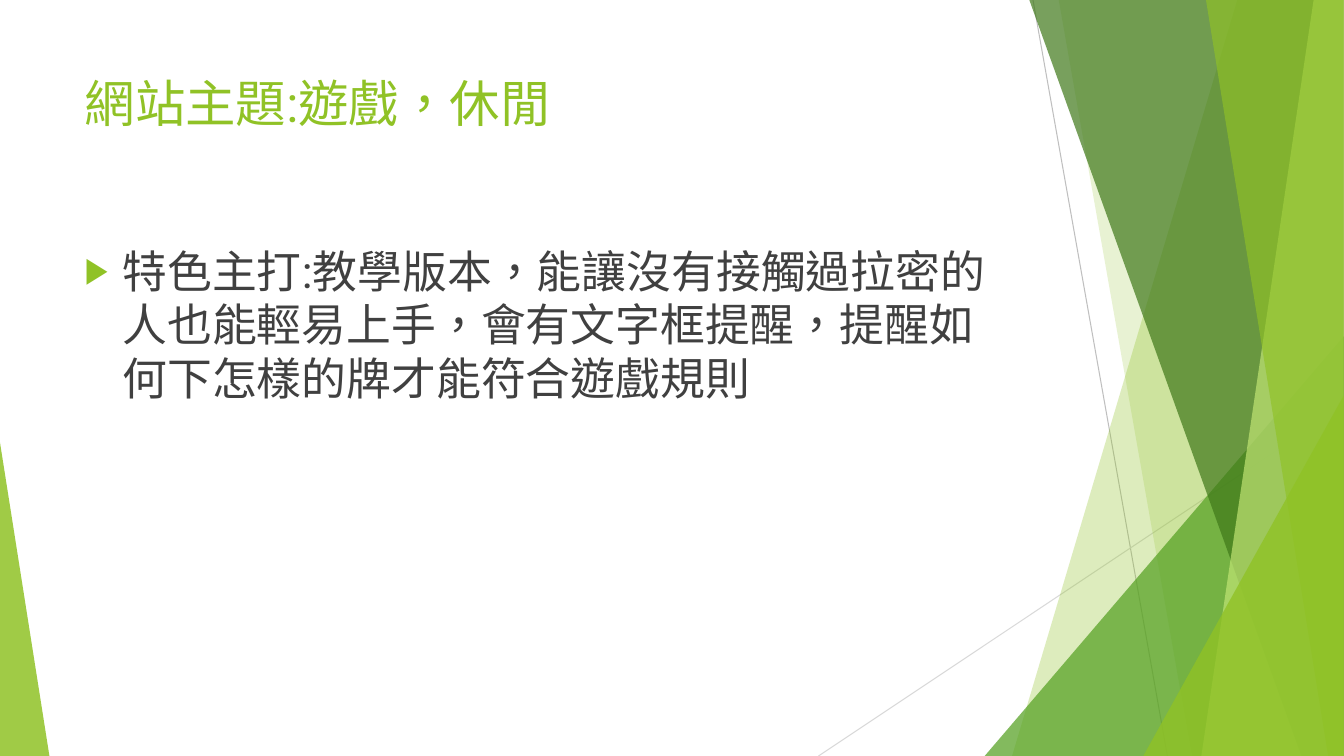
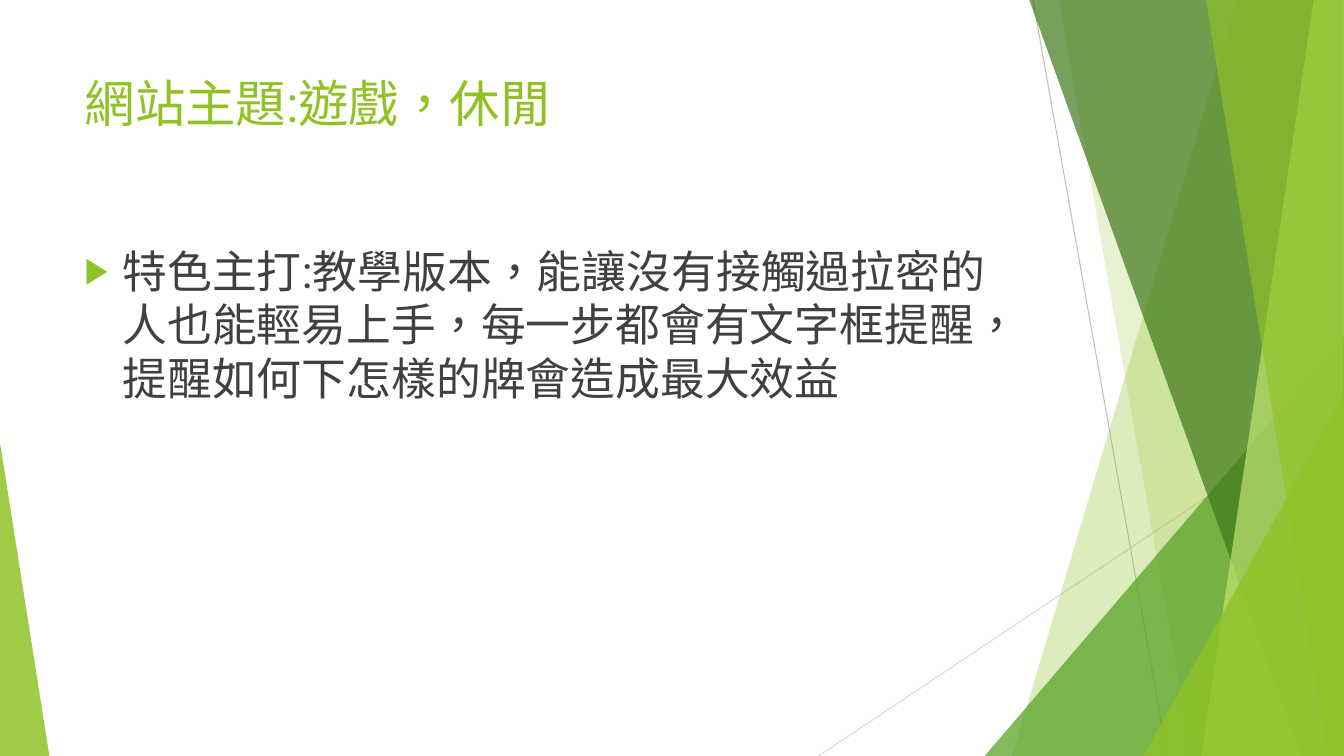
Before and after one commit to desk661234/BigGww, a slide deck: slide 2 of 拉密-00757014+00757009.pptx. Drawn at 1344x756 pixels with LibreOffice and Linux fonts; fonts in the diff are those of the drawing. Boxes give left, top, right and bottom in pixels: in the first picture for what was removed or moved away, otherwise in the second. Text is boxed around its words. In the diff, an @@ line names an element or a change of style, - is before the commit and + after.

Commit message:
Revert "Update 拉密-00757014+00757009.pptx"
This reverts commit 3fedc25fb724c294d498d26b5bb296348fb192d7.

```diff
--- a/拉密-00757014+00757009.pptx
+++ b/拉密-00757014+00757009.pptx
@@ text at (x1=123, y1=250, x2=1019, y2=399): text changed @@
-▶ 特色主打:教學版本，能讓沒有接觸過拉密的人也能輕易上手，會有文字框提醒，提醒如何下怎樣的牌才能符合遊戲規則
+▶ 特色主打:教學版本，能讓沒有接觸過拉密的人也能輕易上手，每一步都會有文字框提醒，提醒如何下怎樣的牌會造成最大效益
```
